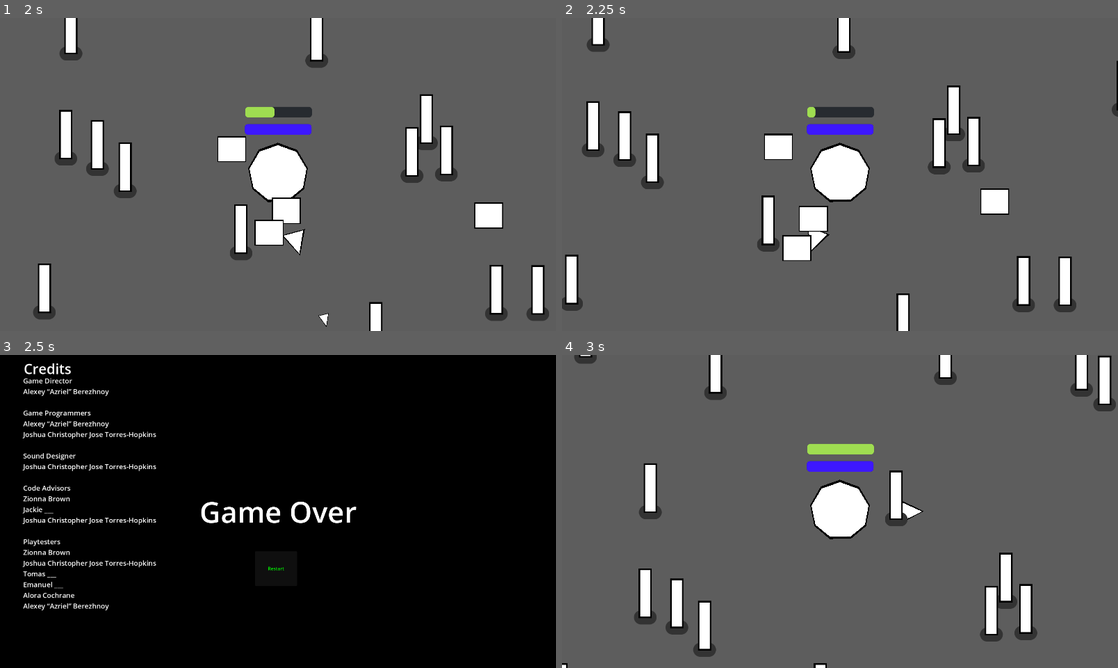
Above: before the commit, frames 1-4 (two rows, left to right).
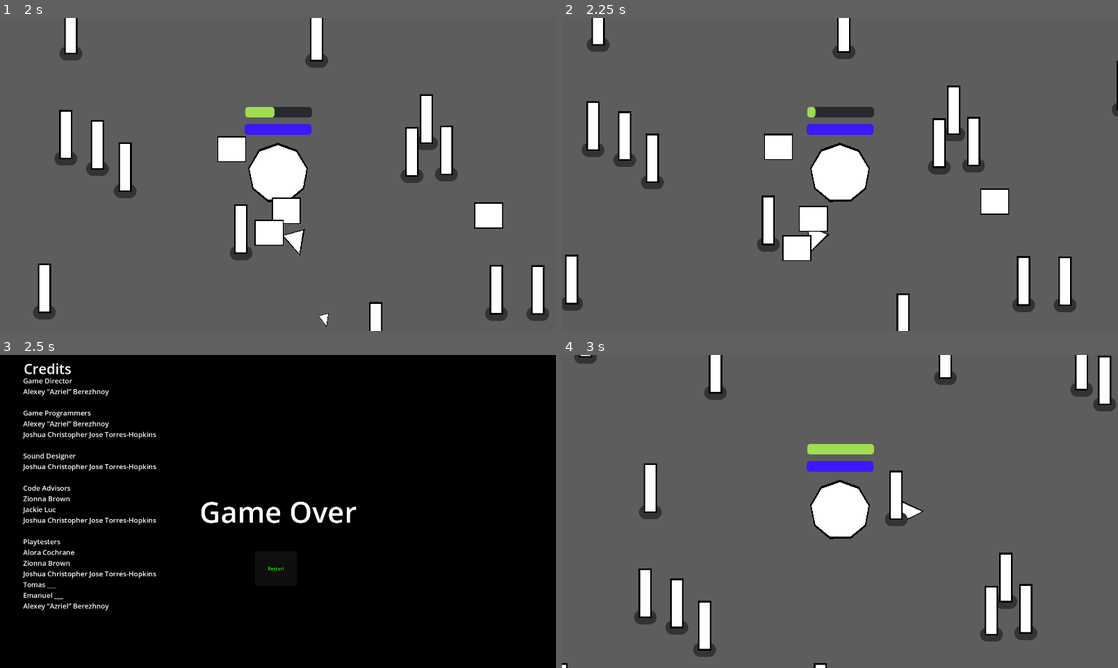
Above: after the commit, the same moments.

Repository: Alyosha-ctrl/foolJam2025
Game: Godot game, scene res://tower_survival.tscn
The game is run twice, just before and just after one commit, with the same random seed, the same clock (stepped at 60 frames per second) and the same inputs.
Inputs:
- Up to frame 1 (2 s): hold D (move_right) 0.53-1.28 s; hold S (move_down) from 1.28 s (still down)
- Up to frame 2 (2.25 s): release S (move_down) at 2.03 s; hold D (move_right) from 2.03 s (still down)
- Up to frame 3 (2.5 s): keep holding D (move_right)
- Up to frame 4 (3 s): release D (move_right) at 2.75 s; click "Restart" at 2.75 s

Frames 1-2 are identical in both runs. In frame 3, 0.7% of the frame differs, in the area x 4-29%, y 48-78%; in frame 4, nothing differs.

Commit message:
Slight update of credits page to use the last name of Jackie

Diff:
--- a/tower_survival.tscn
+++ b/tower_survival.tscn
@@ -167,15 +167,15 @@
 
 Code Advisors
 Zionna Brown
-Jackie ___
+Jackie Luc
 Joshua Christopher Jose Torres-Hopkins
 
 Playtesters
+Alora Cochrane
 Zionna Brown
 Joshua Christopher Jose Torres-Hopkins
 Tomas ___
 Emanuel ___
-Alora Cochrane
 Alexey “Azriel” Berezhnoy
 "
 
